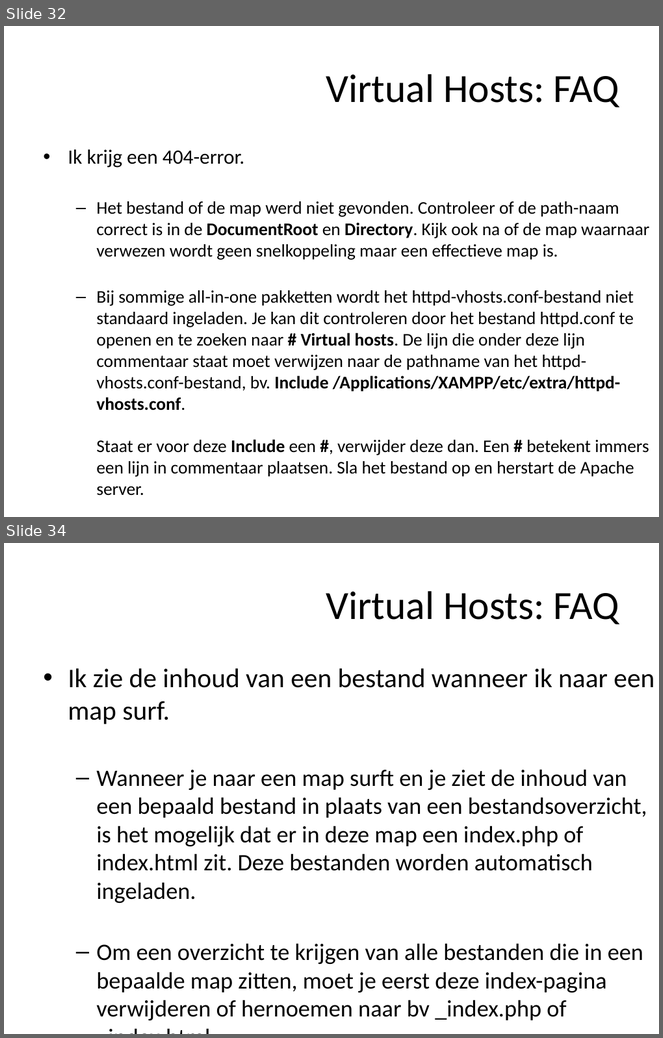
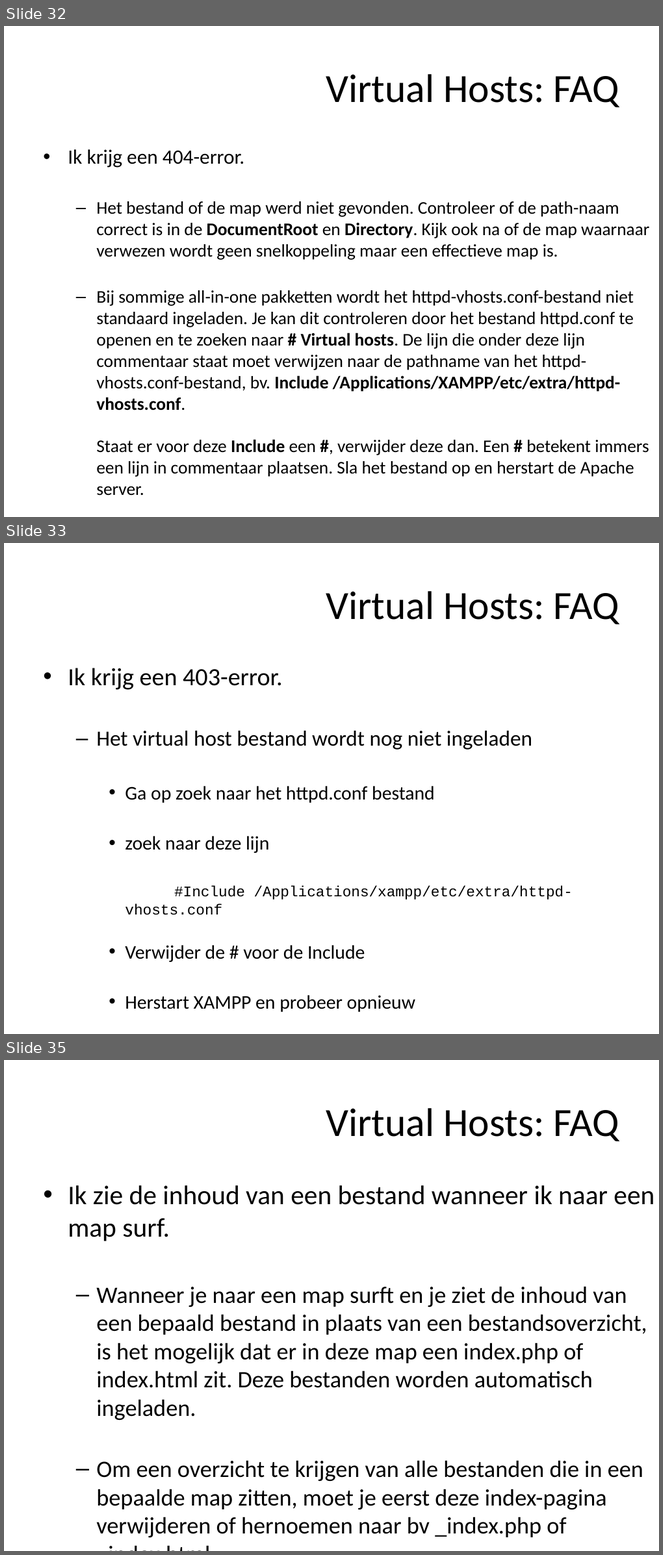
Before and after one commit to ajkea/web-backend-1, a slide deck: public/cursus/virtual-server-setup.pptx. Shown one above the other, each under a label of ours: slides 32 and 34 before the commit, slides 32, 33 and 35 after it; the slides between them are not shown. The pictures are 663x1038 and 663x1555 pixels, drawn with LibreOffice and Linux fonts; fonts in the diff are those of the drawing. Boxes give left, top, right and bottom in pixels: in the first picture for what was removed or moved away, otherwise in the second. Text is boxed around its words. In the diff, an @@ line names an element or a change of style, - is before the commit and + after.

Commit message:
updaten virtual server setup

```diff
--- a/public/cursus/virtual-server-setup.pptx
+++ b/public/cursus/virtual-server-setup.pptx
@@ slide 33 added at <box>4,543,659,1034</box>, background #FFFFFF @@
@@ title added at <box>326,591,620,624</box>, 44 pt, text #000000 @@
+Virtual Hosts: FAQ
@@ text added at <box>68,668,573,1012</box>, 21.2 pt, text #000000 @@
+• Ik krijg een 403-error.
+  – Het virtual host bestand wordt nog niet ingeladen
+    • Ga op zoek naar het httpd.conf bestand
+    • zoek naar deze lijn
+      #Include /Applications/xampp/etc/extra/httpd-vhosts.conf
+    • Verwijder de # voor de Include
+    • Herstart XAMPP en probeer opnieuw
+    • Werkt nog steeds niet? Zie volgende stap
@@ what was slide 34 is now slide 35 @@
```
Also in this commit, not shown: 5 slides changed, 1 other file.
